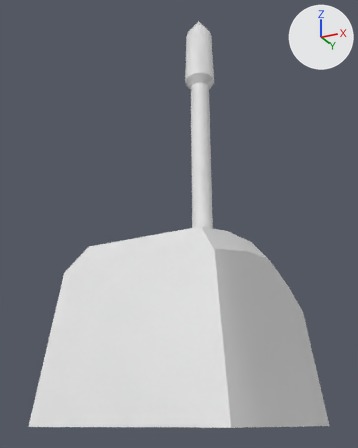
One commit to the FBX model Assets/Models/Lever.fbx: the scene before it, then after it.
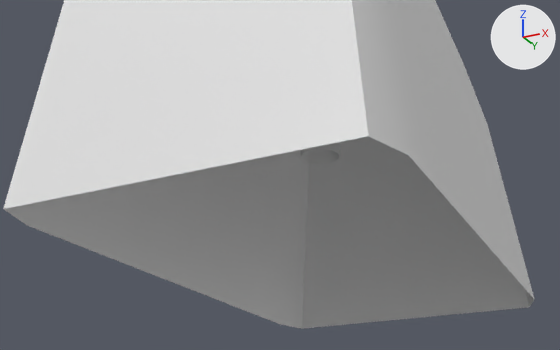
Old and new are each drawn whole from a 50 mm lens placed at (0.729, -1.664, -0.02), pointed at (-0.105, 0.004, 0.731) and again close up from a 50 mm lens placed at (0.582, -1.348, -0.421), pointed at (-0.18, 0.176, 0.265). The axes (+X, +Y, +Z) are drawn at upper right. The lights are the same throughout. The first two pictures are the older version. Where no turn or scale is listed for an object, it has been applied to the vertices.

In view in the first close-up: 'LeverBase', 'LeverNeck'.
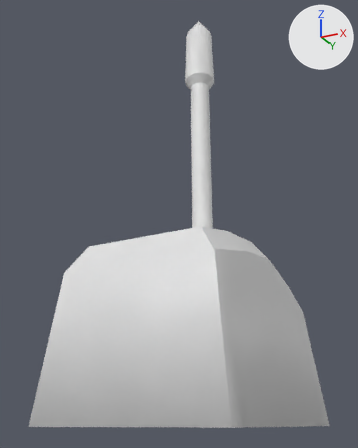
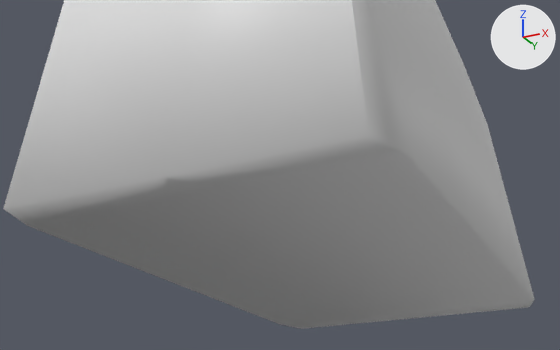
Changed parts and their boxes [x1, y1, x2, y2] in the close-ups (560 x 350 px):
part 1 of me_cube_002, added: after [4, 136, 534, 329]

Edits to the bpy script that builds the scene:
```text
Change me_cube_002:
    used by ob_leverbase; location = (0.0, 0.0, 0.0)
    remove me_cube_002.from_pydata(...)  # 71 vertices, 64 faces; spans x -0.321..0.321, y -0.536..0.536, z -0.027..0.62
    add me_cube_002.from_pydata(...)  # 76 vertices, 76 faces; spans x -0.321..0.321, y -0.536..0.536, z -0.027..0.62
    me_cube_002 part 1
    5 new vertices lie (0.321, 0.0, 0.0) away from vertices in x -0.321, y -0.458..0.458, z -0.027
    12 new faces join them
```
